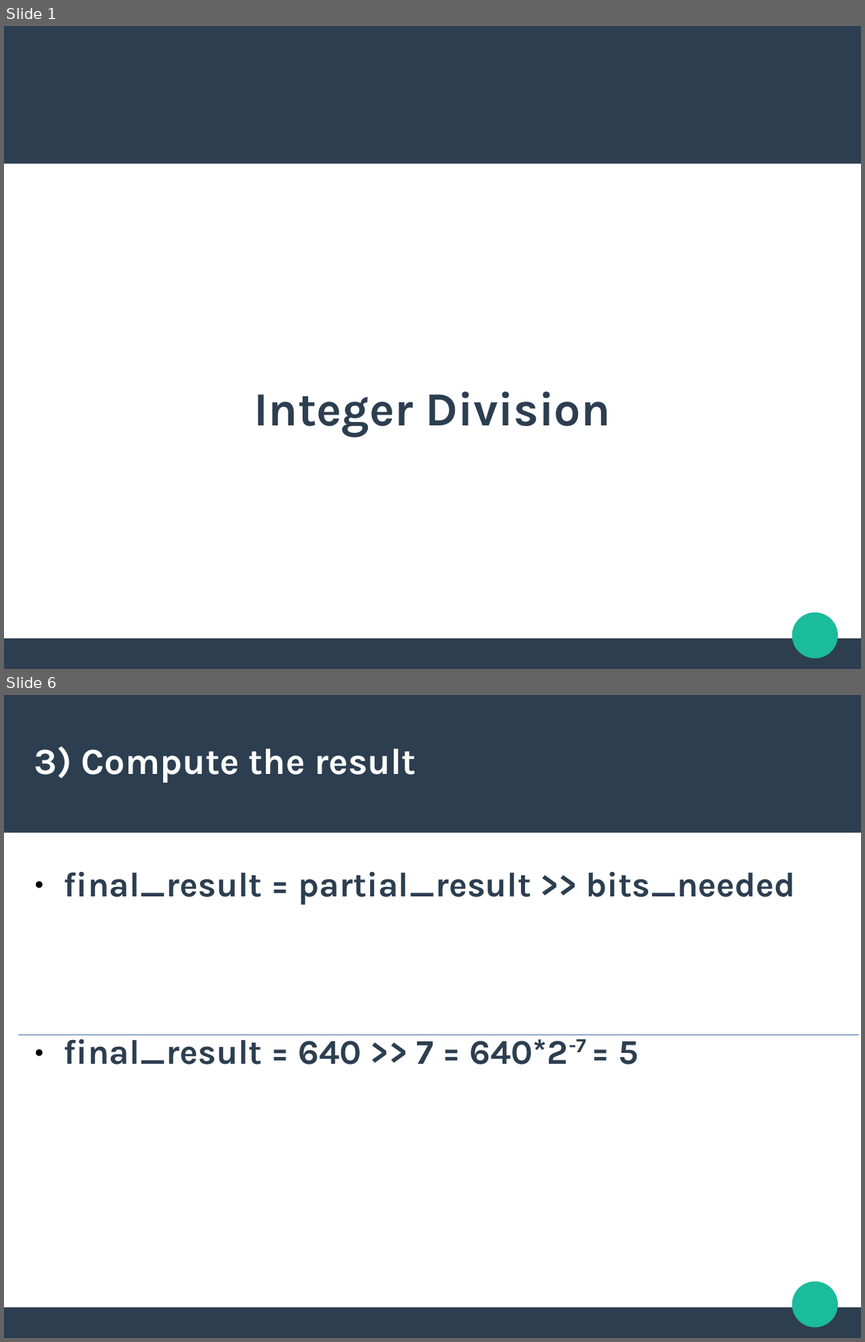
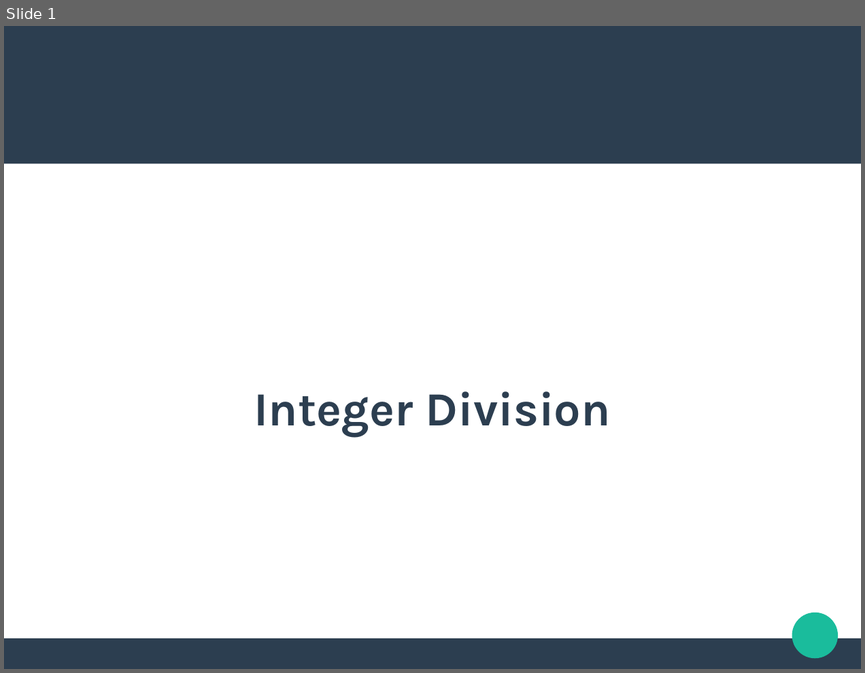
Before and after one commit to fusiled/dsdmProject, a slide deck: slides/slides3.odp. Shown one above the other, each under a label of ours: slides 1 and 6 before the commit, slide 1 after it; the slides between them are not shown. The pictures are 865x1342 and 865x673 pixels, drawn with LibreOffice and Linux fonts; fonts in the diff are those of the drawing. Boxes give left, top, right and bottom in pixels: in the first picture for what was removed or moved away, otherwise in the second. Text is boxed around its words. In the diff, an @@ line names an element or a change of style, - is before the commit and + after.

```diff
--- a/slides/slides3.odp
+++ b/slides/slides3.odp
@@ slide 6 removed at (4, 695, 861, 1338), background #FFFFFF; not listed: 3 template elements that a slide beside it also shows @@
@@ title removed at (35, 746, 417, 783) @@
-3) Compute the result
@@ text removed at (64, 872, 795, 1064) @@
-● final_result = partial_result >> bits_needed
-● final_result = 640 >> 7 = 640*2-7 = 5
@@ elbow line removed from (19, 1035) to (859, 1035) @@
```
Also in this commit, not shown: 1 slide changed, 8 slides added, 4 other slides removed, 3 other files.
